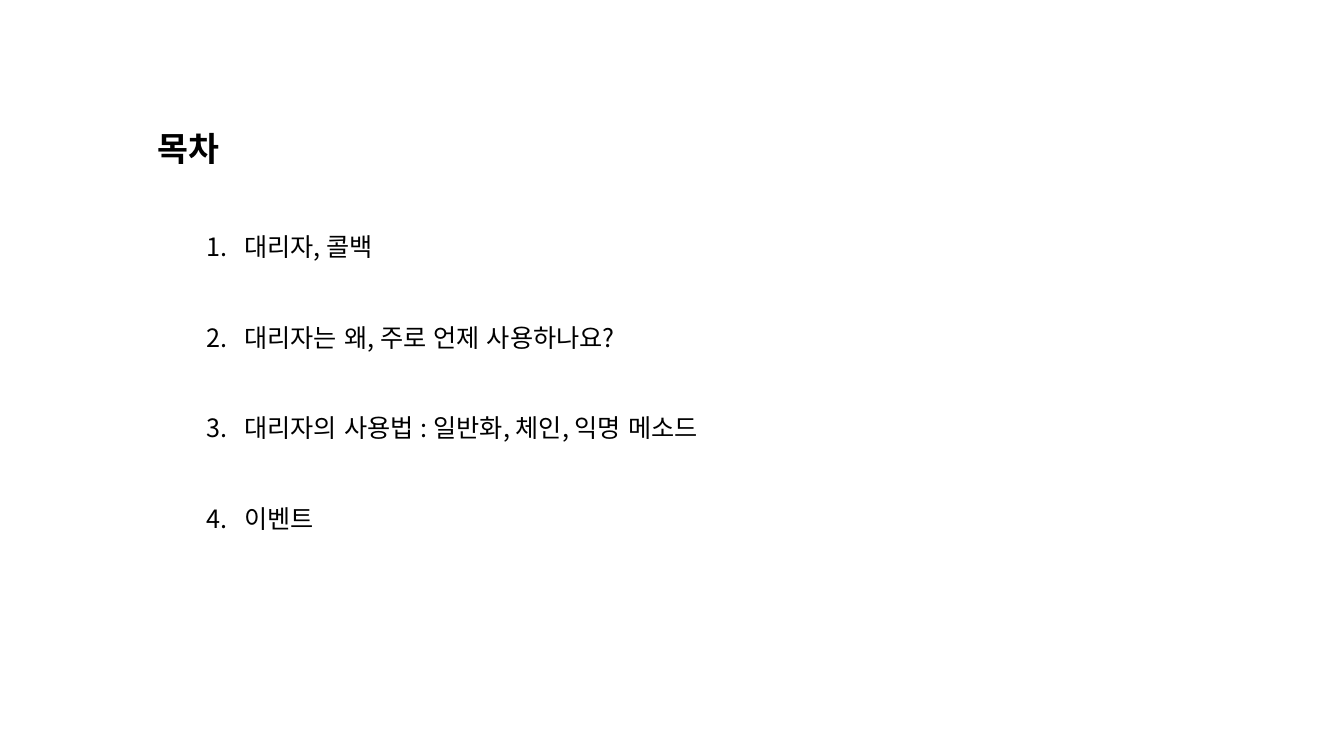
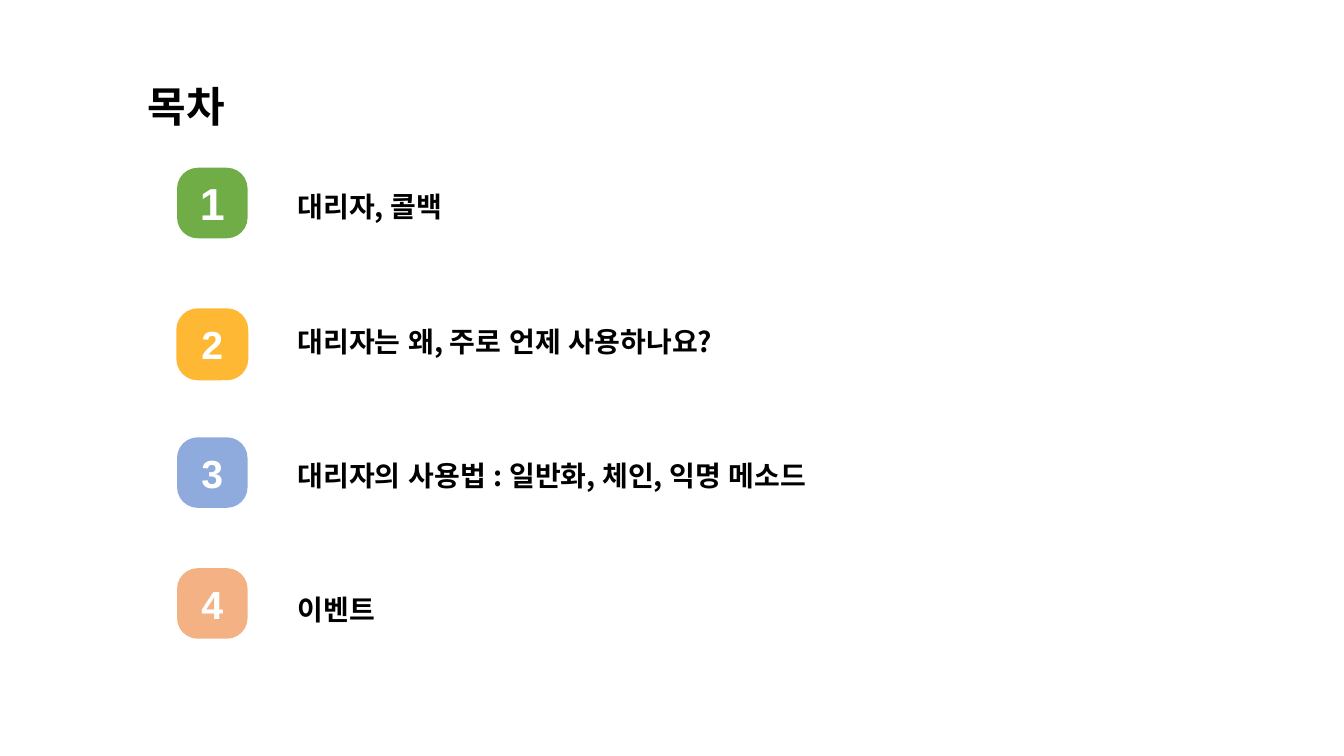
Before and after one commit to WooyongLee/TestApp-CsharpWpf, a slide deck: slide 2 of DelegateExample/DelegateEvent발표준비.pptx. Drawn at 1344x756 pixels with LibreOffice and Linux fonts; fonts in the diff are those of the drawing. Boxes give left, top, right and bottom in pixels: in the first picture for what was removed or moved away, otherwise in the second. Text is boxed around its words. In the diff, an @@ line names an element or a change of style, - is before the commit and + after.

```diff
--- a/DelegateExample/DelegateEvent발표준비.pptx
+++ b/DelegateExample/DelegateEvent발표준비.pptx
@@ text "목차": place and size @@
-text "목차" at bbox=[157, 133, 219, 164]
+text "목차" at bbox=[148, 87, 225, 126]
@@ text "목차" at bbox=[148, 87, 225, 126]: size 24 to 30 pt @@
@@ rounded rectangle added at bbox=[177, 167, 248, 238], fill #70AD47, 32 pt, text #FFFFFF, bold @@
+1
@@ text "대리자, 콜백": place and size @@
-text "대리자, 콜백" at bbox=[244, 235, 698, 530]
+text "대리자, 콜백" at bbox=[298, 193, 806, 623]
@@ text "대리자, 콜백" at bbox=[298, 193, 806, 623]: size 18 to 20 pt, bold on; bullet 1. to none @@
@@ rounded rectangle added at bbox=[177, 310, 248, 380], fill #FEB834, outline #FEB834 1 pt, 28 pt, text #FFFFFF, bold @@
+2
@@ rounded rectangle added at bbox=[177, 438, 248, 508], fill #8FAADC, 28 pt, text #FFFFFF, bold @@
+3
@@ rounded rectangle added at bbox=[177, 569, 248, 639], fill #F4B183, 28 pt, text #FFFFFF, bold @@
+4
```
Also in this commit, not shown: 10 other slides changed.
